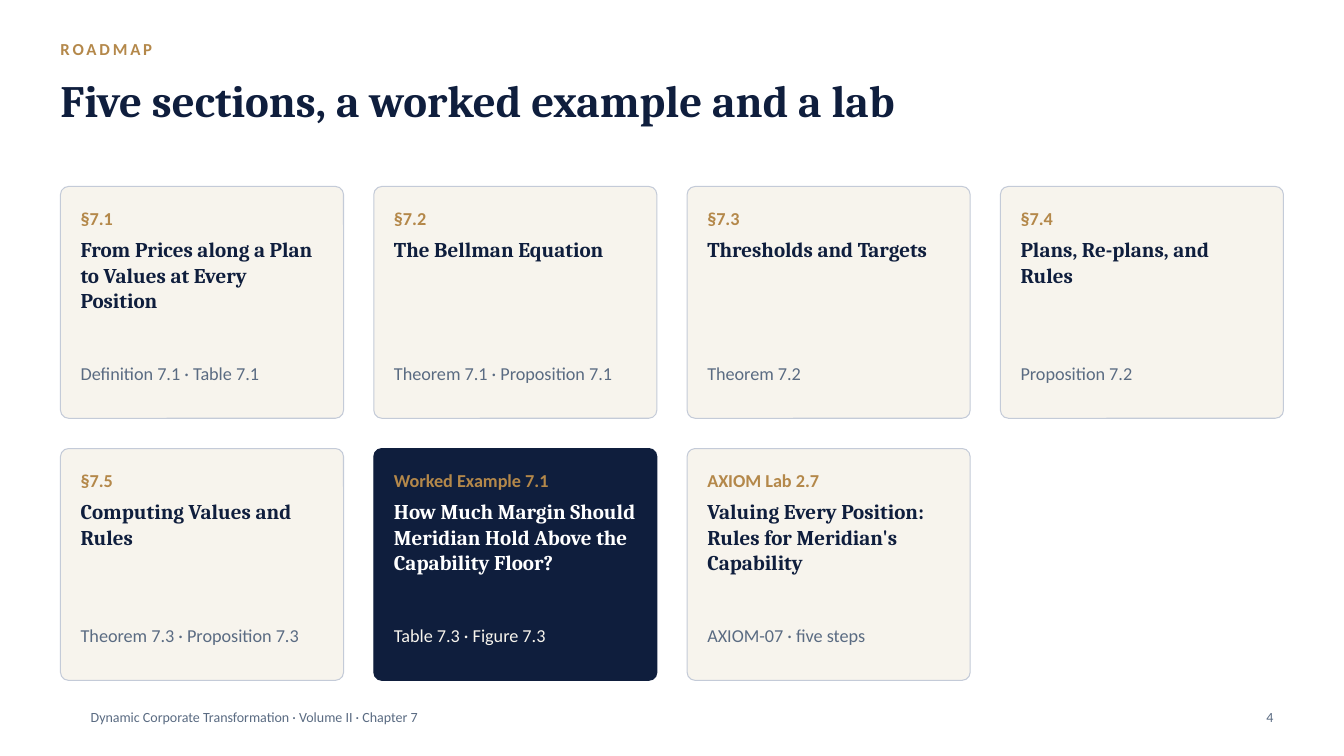
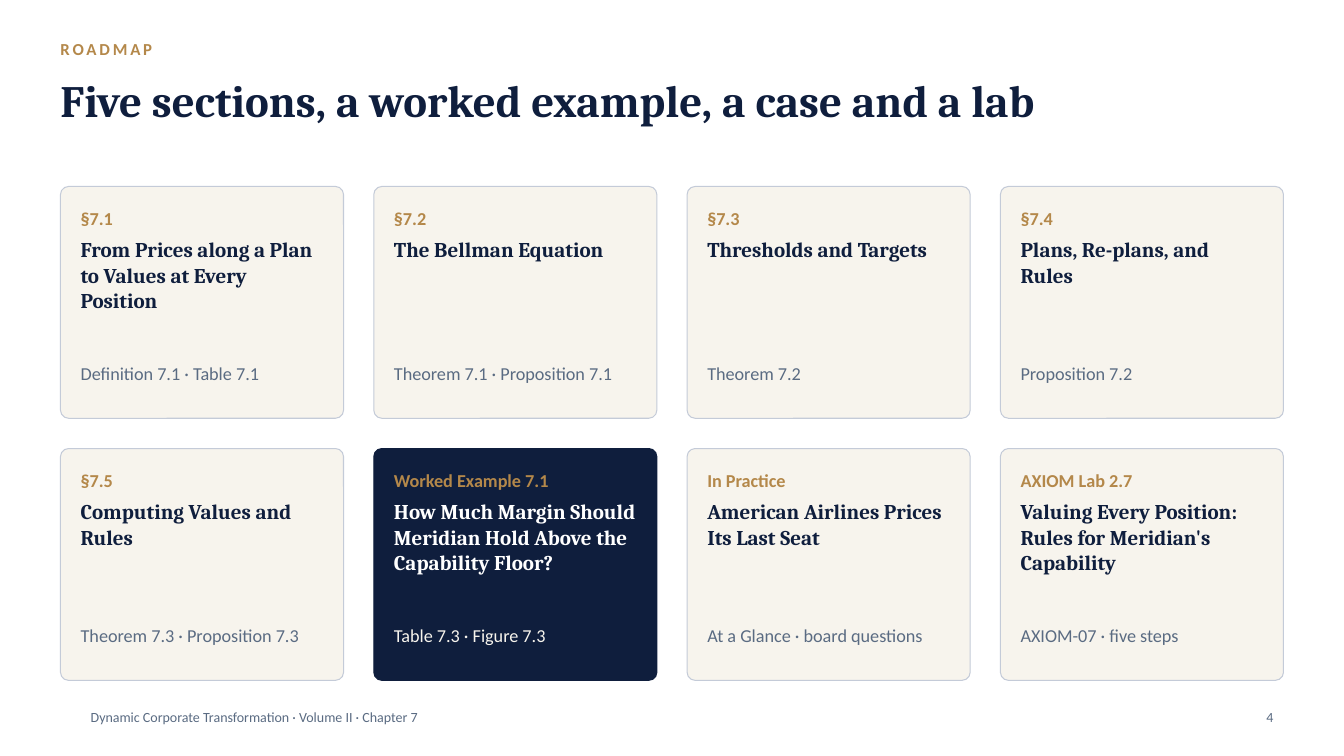
Before and after one commit to drsamirasaf-creator/dct-course, a slide deck: slide 4 of downloads/DCT_V2_Ch07_Slides.pptx. Drawn at 1344x756 pixels with LibreOffice and Linux fonts; fonts in the diff are those of the drawing; background and template pictures are left out. Boxes give left, top, right and bottom in pixels: in the first picture for what was removed or moved away, otherwise in the second. Text is boxed around its words. In the diff, an @@ line names an element or a change of style, - is before the commit and + after.

```diff
--- a/downloads/DCT_V2_Ch07_Slides.pptx
+++ b/downloads/DCT_V2_Ch07_Slides.pptx
@@ title at box(60, 86, 1034, 127): text changed @@
-Five sections, a worked example and a lab
+Five sections, a worked example, a case and a lab
@@ rounded rectangle added at box(1000, 449, 1284, 681), fill #F7F4ED, outline #C4CBD8 0.75 pt @@
@@ text at box(707, 474, 786, 487): text changed @@
-AXIOM Lab 2.7
+In Practice
@@ text added at box(1021, 474, 1132, 487), 13 pt, text #B4884A, bold @@
+AXIOM Lab 2.7
@@ text at box(707, 504, 942, 545): text changed @@
-Valuing Every Position: Rules for Meridian's Capability
+American Airlines Prices Its Last Seat
@@ text added at box(1021, 504, 1238, 575), 15 pt, text #0F1E3D, bold @@
+Valuing Every Position: Rules for Meridian's Capability
@@ text at box(707, 629, 922, 645): text changed @@
-AXIOM-07 · five steps
+At a Glance · board questions
@@ text added at box(1021, 629, 1178, 645), 13 pt, text #5A6B82 @@
+AXIOM-07 · five steps
```
Also in this commit, not shown: 1 slide added, 15 other files.
